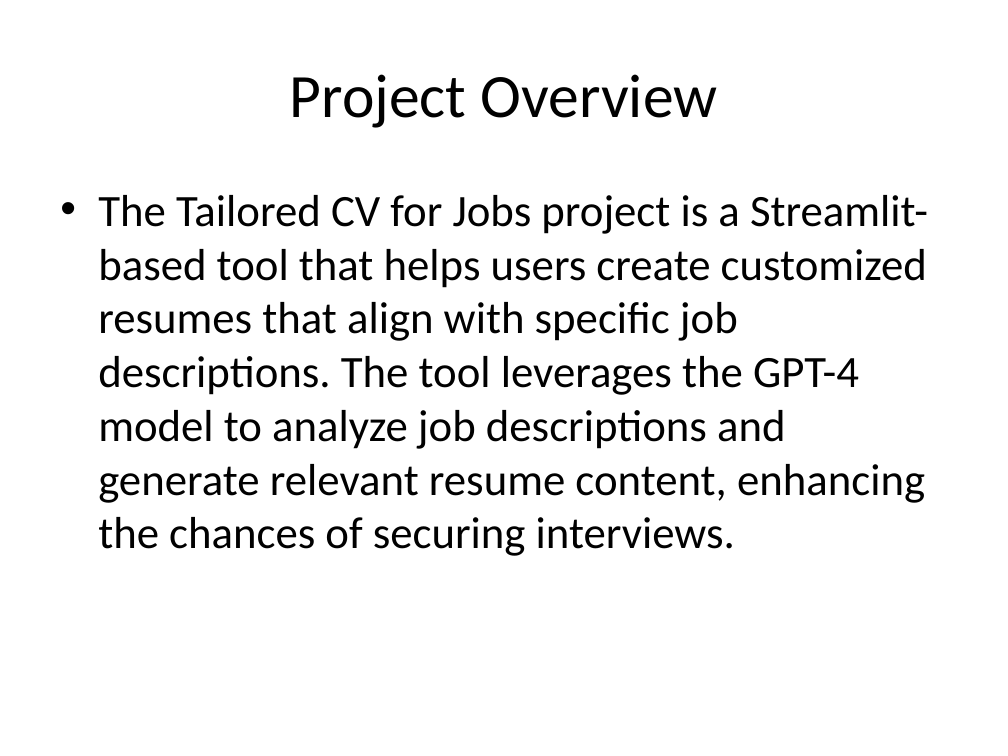
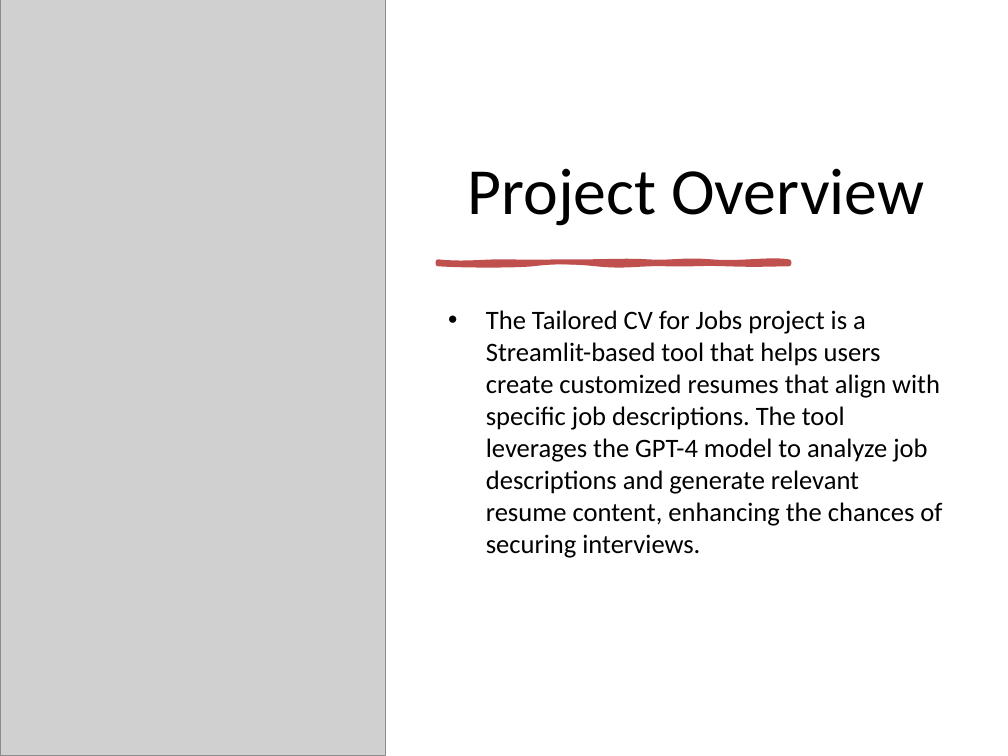
Before and after one commit to ideepankarsharma2003/MCA, a slide deck: slide 2 of Semester 02/OMC 207 Mini Project/Tailored_CV_for_Jobs_Presentation.pptx. Drawn at 1008x756 pixels with LibreOffice and Linux fonts; fonts in the diff are those of the drawing; grey boxes stand for pictures. Boxes give left, top, right and bottom in pixels: in the first picture for what was removed or moved away, otherwise in the second. Text is boxed around its words. In the diff, an @@ line names an element or a change of style, - is before the commit and + after.

```diff
--- a/Semester 02/OMC 207 Mini Project/Tailored_CV_for_Jobs_Presentation.pptx
+++ b/Semester 02/OMC 207 Mini Project/Tailored_CV_for_Jobs_Presentation.pptx
@@ picture added at (x1=0, y1=0, x2=385, y2=756) @@
@@ title "Project Overview" moved from (x1=290, y1=74, x2=717, y2=128) to (x1=468, y1=168, x2=924, y2=226) @@
@@ title "Project Overview" at (x1=468, y1=168, x2=924, y2=226): size 44 to 47 pt; vertical alignment middle to bottom @@
@@ freeform shape added at (x1=438, y1=262, x2=789, y2=264), fill #C0504D, outline #C0504D 3.5 pt @@
@@ text "The Tailored CV for Jobs ..." moved from (x1=98, y1=195, x2=928, y2=556) to (x1=486, y1=310, x2=942, y2=558) @@
@@ text "The Tailored CV for Jobs ..." at (x1=486, y1=310, x2=942, y2=558): size 32 to 19 pt; less space between paragraphs @@
```
Also in this commit, not shown: 7 other slides changed, 10 other files.
